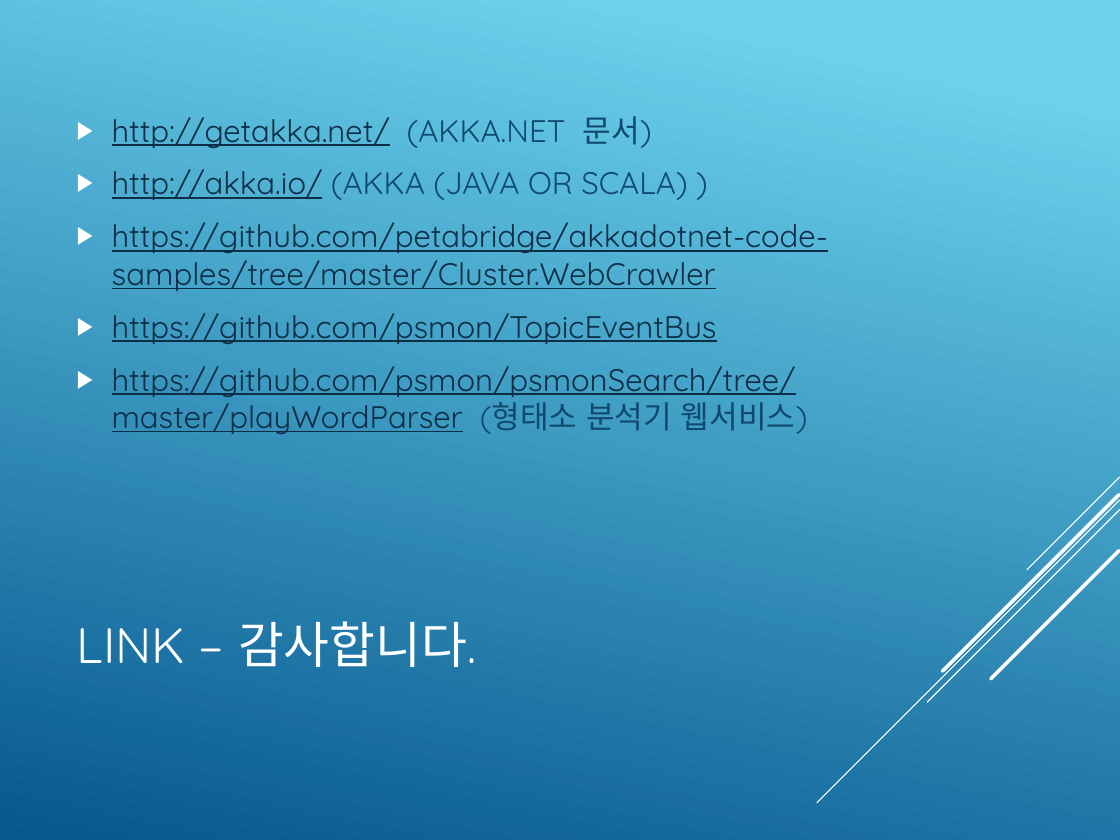
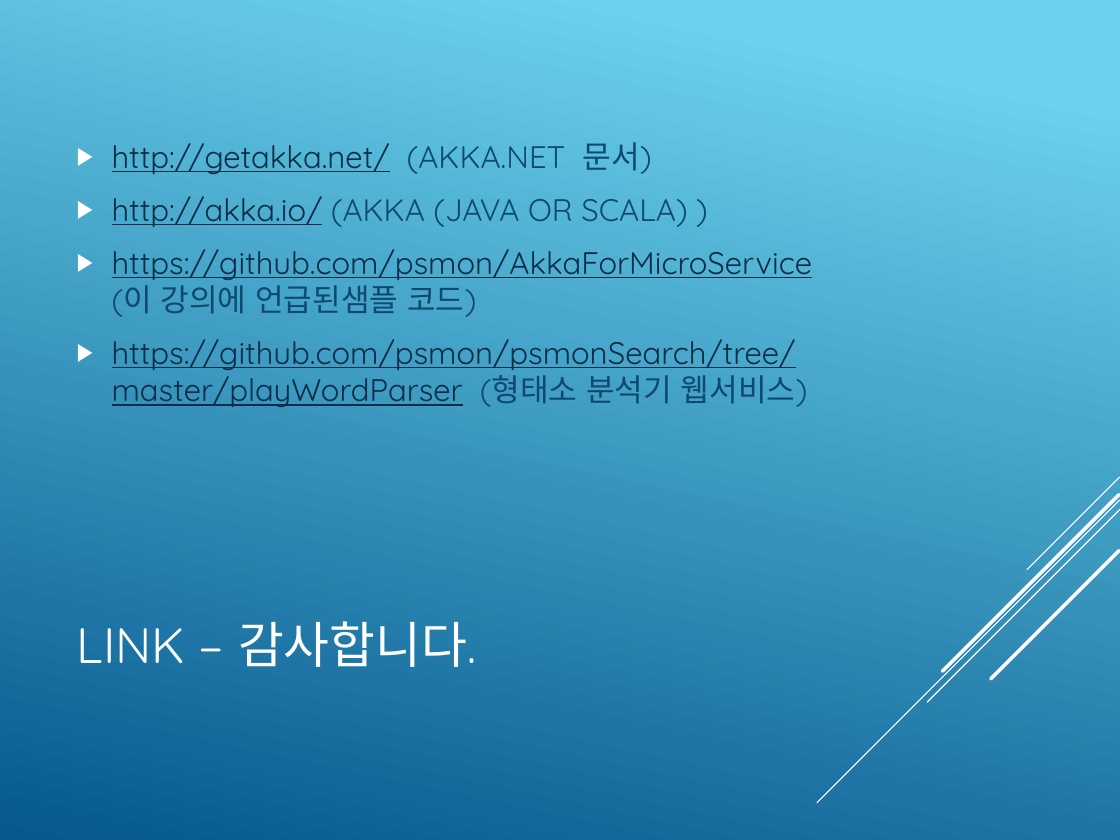
Before and after one commit to psmon/AkkaNetTest, a slide deck: slide 11 of AkkaForMicroService.pptx. Drawn at 1120x840 pixels with LibreOffice and Linux fonts; fonts in the diff are those of the drawing. Boxes give left, top, right and bottom in pixels: in the first picture for what was removed or moved away, otherwise in the second. Text is boxed around its words. In the diff, an @@ line names an element or a change of style, - is before the commit and + after.

Commit message:
자료수정

```diff
--- a/AkkaForMicroService.pptx
+++ b/AkkaForMicroService.pptx
@@ text at (x1=112, y1=249, x2=813, y2=317): text changed @@
-▶ https://github.com/petabridge/akkadotnet-code-samples/tree/master/Cluster.WebCrawler
-▶ https://github.com/psmon/TopicEventBus
+▶ https://github.com/psmon/AkkaForMicroService (이 강의에 언급된샘플 코드)
```
